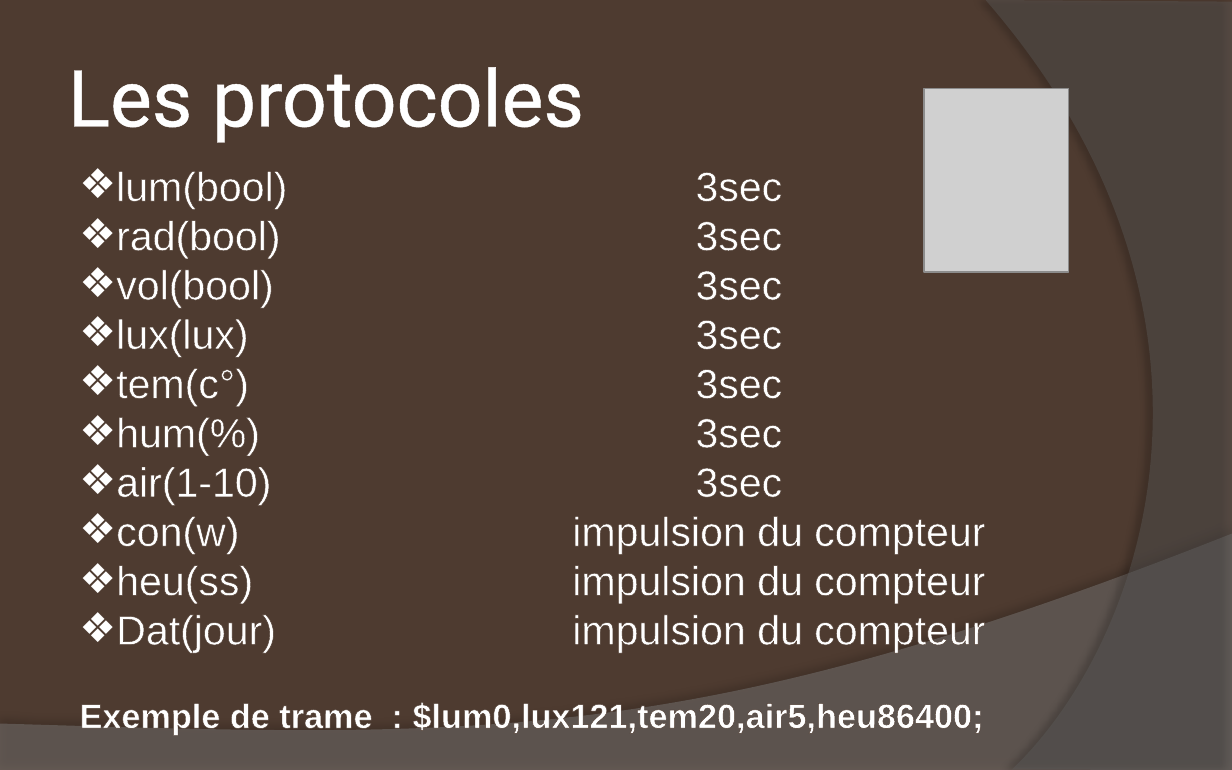
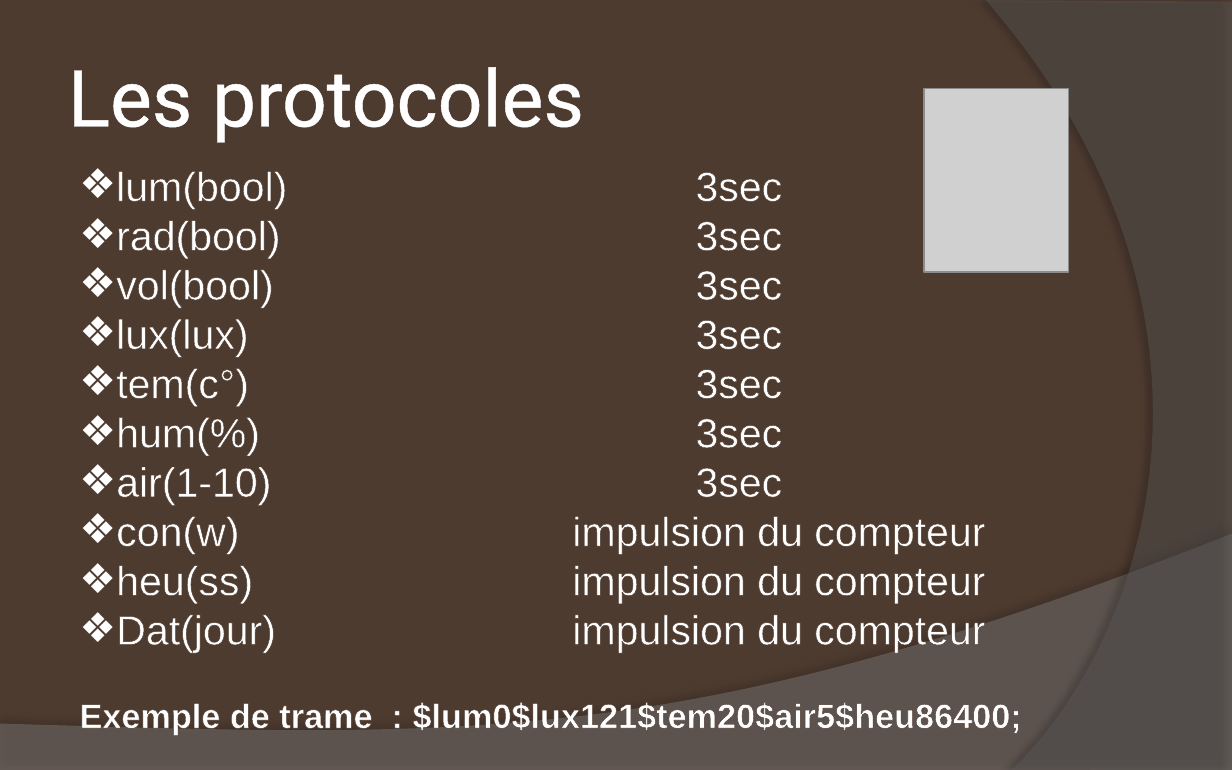
Before and after one commit to DrBalf/domotique_bts_sn_ec_projet, a slide deck: slide 12 of Rapport/Benjamin/RevueDeProjet.pptx. Drawn at 1232x770 pixels with LibreOffice and Linux fonts; fonts in the diff are those of the drawing; grey boxes stand for pictures. Boxes give left, top, right and bottom in pixels: in the first picture for what was removed or moved away, otherwise in the second. Text is boxed around its words. In the diff, an @@ line names an element or a change of style, - is before the commit and + after.

```diff
--- a/Rapport/Benjamin/RevueDeProjet.pptx
+++ b/Rapport/Benjamin/RevueDeProjet.pptx
@@ text at [79, 703, 1022, 734]: text changed @@
-Exemple de trame : $lum0,lux121,tem20,air5,heu86400;
+Exemple de trame : $lum0$lux121$tem20$air5$heu86400;
```
Also in this commit, not shown: 2 other slides changed, 2 slides added, 1 slide removed, 41 other files.
